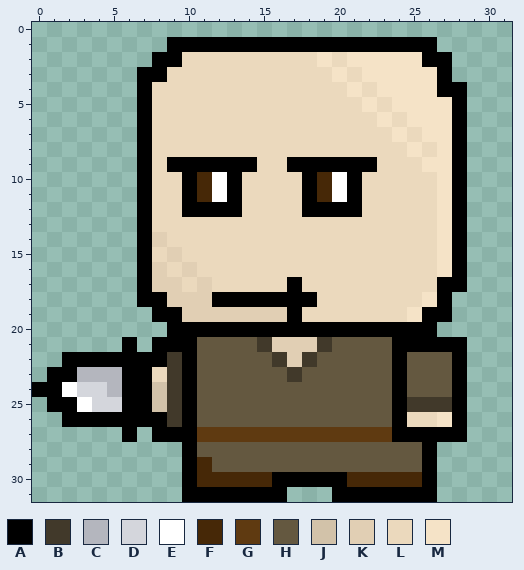
A pixel-art file gets an edit: Content/Game/General/Entities/Enemies/Rogue/Rougue_1.aseprite. The picture above was drawn from the file before the commit.
32x32 pixels, 1 frame. Colours within 5 levels of each other are drawn and written as one.
Palette (. is transparent): A #000000  B #41392a  C #b4b6be  D #d4d6dc  E #ffffff  F #462807  G #5f3a11  H #645840  J #d2c2a9  K #e1cfb4  L #ebd9bd  M #f5e3c7
Pixels before, first column x 0:
 1 .........AAAAAAAAAAAAAAAAAA..
 2 ........AALLLLLLLLLMLMMMMMAA.
 3 .......AALLLLLLLLLLLMLMMMMMA.
 4 .......ALLLLLLLLLLLLLMLMMMMAA
 5 .......ALLLLLLLLLLLLLLMLMMMMA
 6 .......ALLLLLLLLLLLLLLLMLMMMA
 7 .......ALLLLLLLLLLLLLLLLMLMMA
 8 .......ALLLLLLLLLLLLLLLLLMLMA
 9 .......ALAAAAAALLAAAAAALLLMMA
10 .......ALLAFEALLLLAFEALLLLLMA
11 .......ALLAFEALLLLAFEALLLLLMA
12 .......ALLAAAALLLLAAAALLLLLMA
13 .......ALLLLLLLLLLLLLLLLLLLMA
14 .......AKLLLLLLLLLLLLLLLLLLMA
15 .......ALKLLLLLLLLLLLLLLLLLMA
16 .......AKLKLLLLLLLLLLLLLLLLMA
17 .......AKKLKLLLLLALLLLLLLLLAA
18 .......AAKKKAAAAAAALLLLLLLMA.
19 ........AAKKKKKKKALLLLLLLMAA.
20 .........AAAAAAAAAAAAAAAAAA..
21 ......A.AAAHHHHBKKKBHHHHAAAAA
22 ..AAAAAAABAHHHHHBKBHHHHHAHHHA
23 .AACCCAALBAHHHHHHBHHHHHHAHHHA
24 AAEDDCAAJBAHHHHHHHHHHHHHAHHHA
25 .AAEDDAAJBAHHHHHHHHHHHHHABBBA
26 ..AAAAAAABAHHHHHHHHHHHHHALLMA
27 ......A.AAAGGGGGGGGGGGGGAAAAA
28 ..........AHHHHHHHHHHHHHHHA..
29 ..........AFHHHHHHHHHHHHHHA..
30 ..........AFFFFFAAAAAFFFFFA..
31 ..........AAAAAAA...AAAAAAA..
The result:
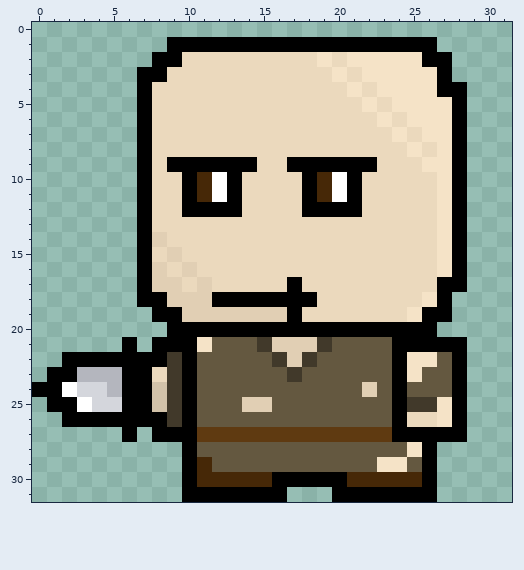
From old to new:
y 21: x 11 H -> M
y 22: x 25..26 HH -> MM
y 23: x 25 H -> M
y 24: x 22 H -> K
y 25: x 14..15 HH -> KK; x 27 B -> M
y 28: x 25 H -> M
y 29: x 23..24 HH -> MM
Pixel boxes of the changes (left, top, right, bottom) in both pictures:
changed: (197, 337, 272, 412)
changed: (362, 352, 452, 472)
